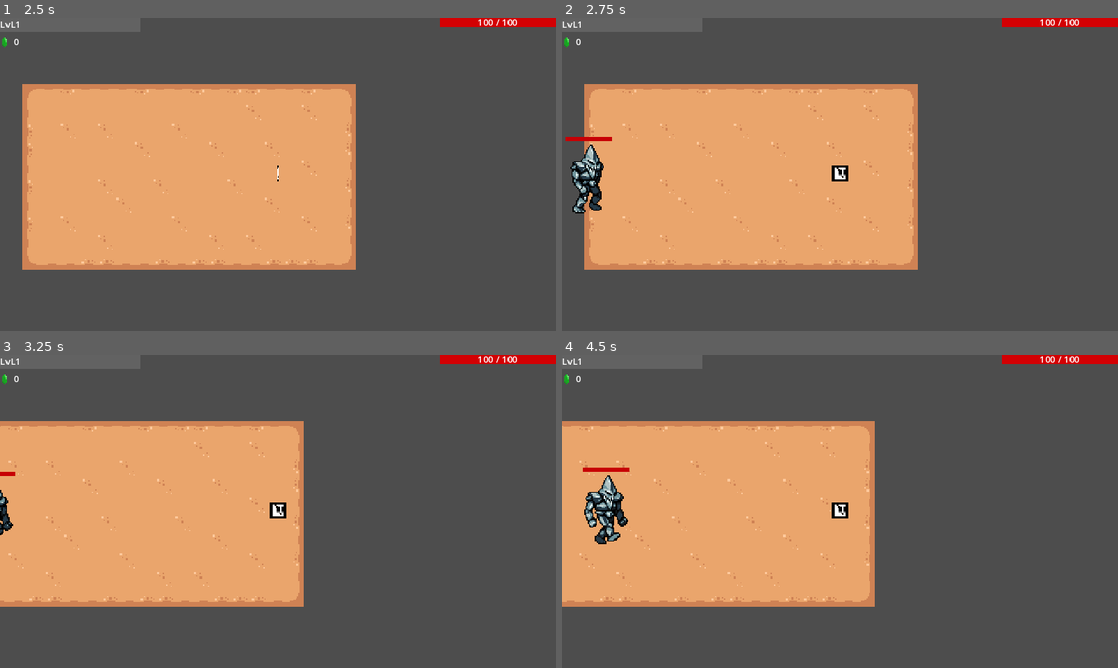
Above: before the commit, frames 1-4 (two rows, left to right).
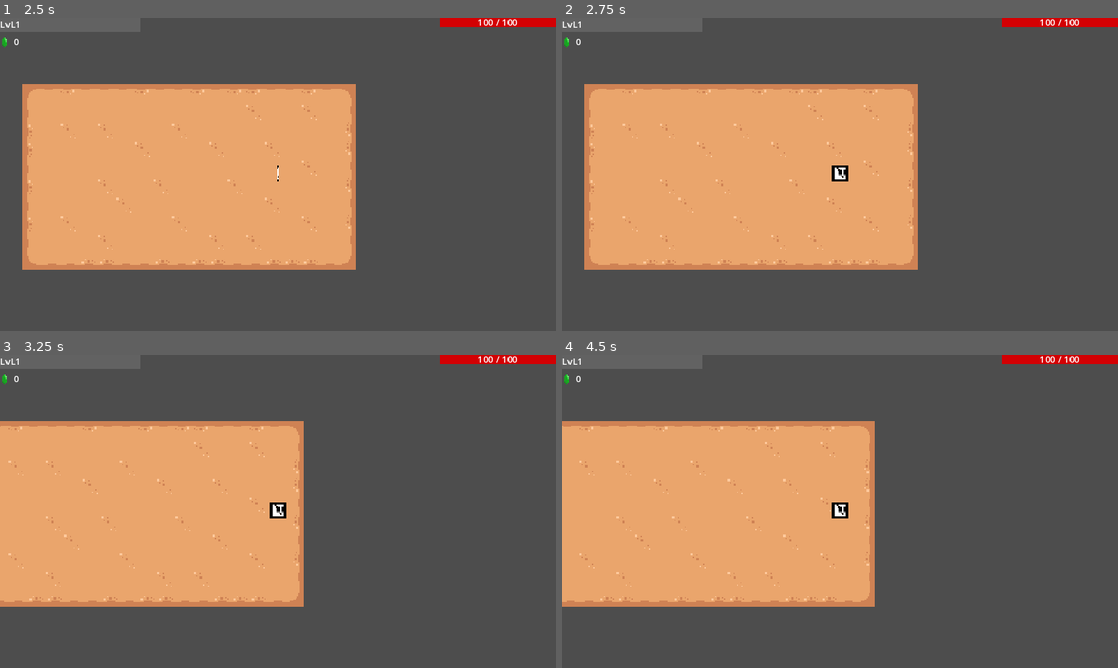
Above: after the commit, the same moments.

Repository: Maf1sher/Gorama
Game: Godot game, scene res://scenes/UI/Menu.tscn
Two runs of this game, one before a commit and one after it. Both use one fixed random seed, a clock stepped at 60 frames per second and the inputs below.
Inputs (mouse positions are in pixels of both pictures, inside the frame that each line leads up to):
- Up to frame 1 (2.5 s): click "Start" at 0.5 s; tap Enter at 1.25 s; move the mouse to (400, 158) at 1.27 s; hold D (right) 1.28-2 s; hold Shift 1.28-2 s; click (400, 158) at 1.42 s; drag from (166, 190) to (278, 174) at 2.02 s
- Up to frame 2 (2.75 s): no input
- Up to frame 3 (3.25 s): move the mouse to (333, 442) at 2.77 s; hold D (right) from 2.78 s (still down); hold Shift from 2.78 s (still down); click (333, 442) at 2.92 s
- Up to frame 4 (4.5 s): release D (right) at 3.5 s; release Shift at 3.5 s; drag from (812, 574) to (840, 511) at 3.52 s; move the mouse to (1006, 558) at 4.27 s; hold A (left) from 4.28 s (still down); hold Shift from 4.28 s (still down); click (1006, 558) at 4.42 s

Frame 1 is identical in both runs. In frame 2, 0.9% of the frame differs, in the area x 0-9%, y 38-63%; in frame 3, 0.2%; in frame 4, 1.1%, in the area x 3-13%, y 36-61%.

Commit message:
invetory fast move item

Diff:
--- a/scenes/UI/inventory/Inventory.tscn
+++ b/scenes/UI/inventory/Inventory.tscn
@@ -36,7 +36,7 @@
 anchor_bottom = 0.5
 grow_vertical = 2
 script = ExtResource("2_rmjkk")
-items = Array[ExtResource("2_byc5t")]([ExtResource("7_mi44v"), ExtResource("7_mi44v"), ExtResource("8_oq3rt")])
+items = Array[ExtResource("2_byc5t")]([ExtResource("7_mi44v"), ExtResource("7_mi44v"), ExtResource("8_oq3rt"), ExtResource("7_mi44v"), ExtResource("7_mi44v")])
 inventory_item_scene = ExtResource("4_ruclq")
 
 [node name="ItemGrid" type="GridContainer" parent="Equipment"]
--- a/scripts/UI/inventory/character_sheet.gd
+++ b/scripts/UI/inventory/character_sheet.gd
@@ -11,7 +11,7 @@
 @onready var boots = $TextureRect/HBoxContainer/Boots
 
 func _ready() -> void:
-	ItemDragManager.register_fast_move_target("character_sheet", Callable(self, "fast_move"))
+	ItemDragManager.register_fast_move_target("character_sheet", self)
 
 func _exit_tree() -> void:
 	ItemDragManager.unregister_fast_move_target("character_sheet")
@@ -43,6 +43,17 @@
 func _on_boots_item_changed(item: Variant) -> void:
 	emit_signal("item_changed", "boots", item)
 
+func can_fast_move(item: Node) -> bool:
+	match item.data.type:
+		ItemTypes.Type.WEAPON:
+			if leftHand.is_empty():
+				return true
+			elif rightHand.is_empty():
+				return true
+			else:
+				return false
+	return false
+
 func fast_move(item: Node) -> bool:
 	match item.data.type:
 		ItemTypes.Type.WEAPON:
--- a/scripts/UI/inventory/character_sheet_slot.gd
+++ b/scripts/UI/inventory/character_sheet_slot.gd
@@ -20,14 +20,17 @@
 
 func _gui_input(event: InputEvent) -> void:
 	if event.is_action_pressed("inventory_left_click"):
-		var held_item = inventory.get_held_item()
-		if held_item:
+		var held_item = ItemDragManager.get_held_item()
+		if Input.is_key_pressed(KEY_SHIFT):
+			if item and !ItemDragManager.get_held_item():
+				if ItemDragManager.can_fast_move(item, "equipment"):
+					fast_move_item()
+		elif held_item:
 			if held_item.data.type == type:
 				if !item:
 					place_item(held_item)
 				else:
 					swap_items(held_item)
-
 		else:
 			if item:
 				pick_up_item()
@@ -36,14 +39,22 @@
 	if held_item.data.is_rotated:
 		held_item.do_rotation()
 	item = held_item
-	inventory.place_item(held_item, self)
+	ItemDragManager.place_item(held_item, self)
 	held_item.get_placed(global_position + size / 2 - held_item.size / 2)
 	fill.visible = false
 	emit_signal("item_changed", item)
 
 func pick_up_item() -> void:
-	inventory.pick_up_item(item)
+	ItemDragManager.pick_up_item(item)
 	item.get_picked_up()
+	item = null
+	fill.visible = true
+	emit_signal("item_changed", item)
+
+func fast_move_item() -> void:
+	ItemDragManager.pick_up_item(item)
+	item.get_picked_up()
+	ItemDragManager.fast_move(item, "equipment")
 	item = null
 	fill.visible = true
 	emit_signal("item_changed", item)
@@ -53,7 +64,7 @@
 	item.get_picked_up()
 	item = null
 	emit_signal("item_changed", item)
-	inventory.swap_items(tmp, self)
+	ItemDragManager.swap_items(tmp, self)
 	if held_item.data.is_rotated:
 		held_item.do_rotation()
 	item = held_item
--- a/scripts/UI/inventory/equipment.gd
+++ b/scripts/UI/inventory/equipment.gd
@@ -7,9 +7,21 @@
 func _ready() -> void:
 	for i in items:
 		add_item(i)
+	ItemDragManager.register_fast_move_target("equipment", self)
+
+func _exit_tree() -> void:
+	ItemDragManager.unregister_fast_move_target("equipment")
 
 func add_item(item_data: ItemData) -> void:
 	var inventory_item = inventory_item_scene.instantiate()
 	inventory_item.data = item_data
 	item_grid.add_child(inventory_item)
 	var success = item_grid.attempt_to_add_item_data(inventory_item)
+
+func can_fast_move(item: Node) -> bool:
+	if item_grid.find_first_matching_field(item) == -1:
+		return false
+	return true
+
+func fast_move(item: Node) -> bool:
+	return item_grid.fast_move_place_item(item)
--- a/scripts/UI/inventory/inventory.gd
+++ b/scripts/UI/inventory/inventory.gd
@@ -20,23 +20,5 @@
 	emit_signal("inventory_is_open", is_open)
 	InputManager.unblock_input()
 
-func pick_up_item(item: Node) -> void:
-	ItemDragManager.pick_up_item(item)
-	held_item = ItemDragManager.get_held_item()
-
-func place_item(item: Node, destination: Node) -> void:
-	ItemDragManager.place_item(item, destination)
-	held_item = ItemDragManager.get_held_item()
-
-func swap_items(item: Node, destination: Node) -> void:
-	ItemDragManager.swap_items(item, destination)
-	held_item = ItemDragManager.get_held_item()
-
-func fast_move(destination: String) -> bool:
-	return ItemDragManager.fast_move(destination)
-
-func get_held_item() -> Node:
-	return ItemDragManager.get_held_item()
-
 func get_character_sheet():
 	return $CharacterSheet
--- a/scripts/UI/inventory/item_grid.gd
+++ b/scripts/UI/inventory/item_grid.gd
@@ -34,11 +34,11 @@
 			var item = slot_data[slot_index]
 			if !item:
 				return
-			pick_up_item(item)
-			remove_item_from_slot_data(item)
-			inventory.fast_move("character_sheet")
+			if ItemDragManager.can_fast_move(item, "character_sheet"):
+				remove_item_from_slot_data(item)
+				ItemDragManager.fast_move(item, "character_sheet")
 		else:
-			var held_item = inventory.get_held_item()
+			var held_item = ItemDragManager.get_held_item()
 			if !held_item:
 				var slot_index = get_slot_index_from_coords(get_global_mouse_position())
 				var item = slot_data[slot_index]
@@ -63,16 +63,16 @@
 				add_item_to_slot_data(index, held_item)
 
 	if event is InputEventMouseMotion:
-		var held_item = inventory.get_held_item()
+		var held_item = ItemDragManager.get_held_item()
 		if held_item:
 			detect_held_item_intersection(held_item)
 
 func pick_up_item(item: Node) -> void:
-	inventory.pick_up_item(item)
+	ItemDragManager.pick_up_item(item)
 	item.get_picked_up()
 
 func place_item(item: Node, index: int) -> void:
-	inventory.place_item(item, self)
+	ItemDragManager.place_item(item, self)
 	item.get_placed(get_coords_from_slot_index(index))
 
 func detect_held_item_intersection(held_item: Node) -> void:
@@ -117,12 +117,8 @@
 	return Vector2i(global_position) + Vector2i(column * SLOT_SIZE, row * SLOT_SIZE)
 
 func attempt_to_add_item_data(item: Node) -> bool:
-	var slot_index: int = 0
-	while slot_index < slot_data.size():
-		if item_fits(slot_index, item.data.dimentions):
-			break
-		slot_index += 1
-	if slot_index >= slot_data.size():
+	var slot_index:= find_first_matching_field(item)
+	if slot_index == -1:
 		return false
 
 	for y in item.data.dimentions.y:
@@ -130,6 +126,26 @@
 			slot_data[slot_index + x + y * columns] = item
 	item.set_init_position(get_coords_from_slot_index(slot_index))
 	return true
+
+
+func fast_move_place_item(item: Node) -> bool:
+	var slot_index:= find_first_matching_field(item)
+	if slot_index == -1:
+		return false
+
+	ItemDragManager.place_item(item, self)
+	item.get_placed(get_coords_from_slot_index(slot_index))
+	add_item_to_slot_data(slot_index, item)
+	return true
+
+func find_first_matching_field(item: Node) -> int:
+	var slot_index: int = 0
+	while slot_index < slot_data.size():
+		if item_fits(slot_index, item.data.dimentions):
+			return slot_index
+		slot_index += 1
+	return -1
+
 
 func item_fits(index: int, dimentions: Vector2i) -> bool:
 	for y in dimentions.y:
--- a/scripts/auto_load/ItemDragManager.gd
+++ b/scripts/auto_load/ItemDragManager.gd
@@ -47,17 +47,29 @@
 func is_holding() -> bool:
 	return held_item != null
 
-func register_fast_move_target(id: String, receiver: Callable) -> void:
+func register_fast_move_target(id: String, receiver: Node) -> void:
 	fast_move_targets[id] = receiver
 
 func unregister_fast_move_target(id: String) -> void:
 	if fast_move_targets.has(id):
 		fast_move_targets.erase(id)
 
-func fast_move(destination_id: String) -> bool:
-	if held_item == null:
+func can_fast_move(item: Node, destination_id: String) -> bool:
+	if held_item:
 		return false
-	var receiver: Callable = fast_move_targets.get(destination_id, null)
-	if receiver and receiver.is_valid():
-		return receiver.call(held_item)
+	if item == null:
+		return false
+	var receiver: Node = fast_move_targets.get(destination_id, null)
+	if receiver:
+		return receiver.can_fast_move(item)
 	return false
+
+func fast_move(item: Node, destination_id: String) -> bool:
+	if item == null:
+		return false
+	var receiver: Node = fast_move_targets.get(destination_id, null)
+	if receiver:
+		if receiver.can_fast_move(item):
+			pick_up_item(item)
+			receiver.fast_move(item)
+	return false
--- a/scripts/enemy_generator.gd
+++ b/scripts/enemy_generator.gd
@@ -8,7 +8,7 @@
 
 func _ready() -> void:
 	#await summon_enemy(3, orc)
-	await summon_enemy(1, golem)
+	#await summon_enemy(1, golem)
 	pass
 
 
